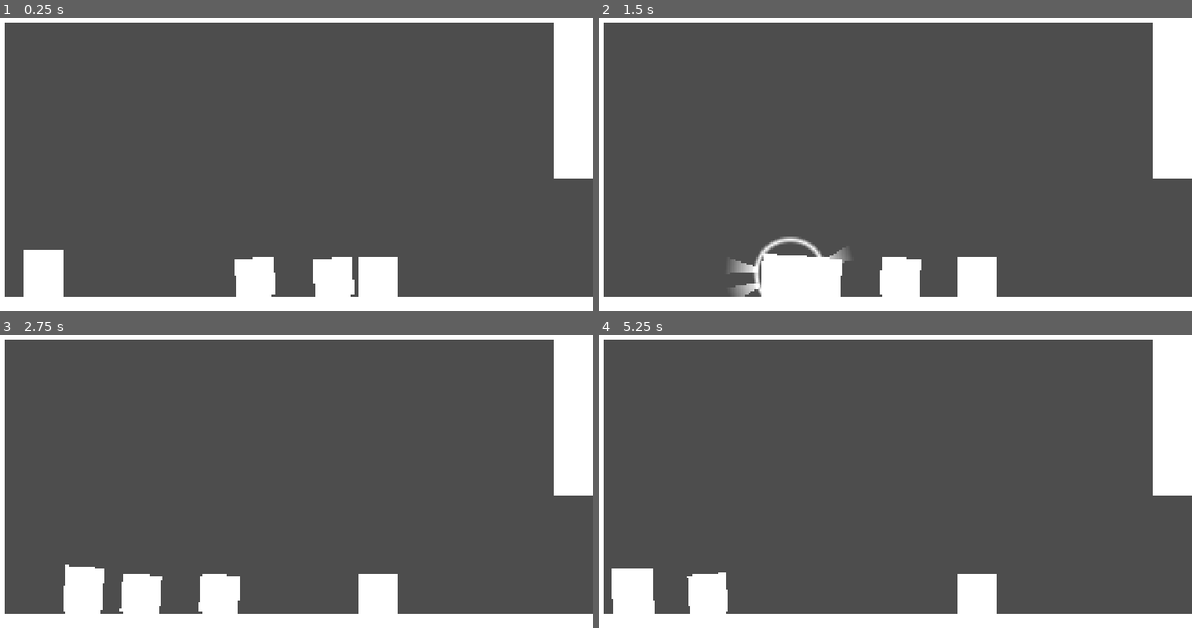
Above: before the commit, frames 1-4 (two rows, left to right).
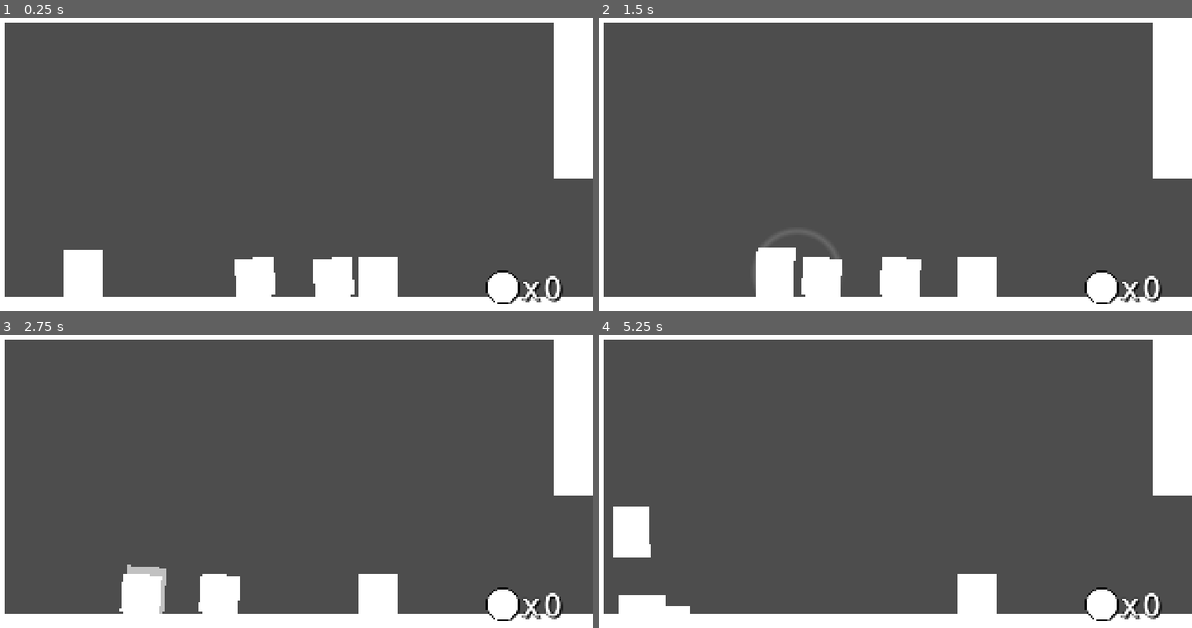
Above: after the commit, the same moments.

Repository: cliffordwilliam/wobble-protocol
Game: Godot game, scene res://main.tscn
Same seed, same stepped clock (60 frames per second), same inputs: the game is played once before the commit and once after it.
Inputs:
- Up to frame 1 (0.25 s): no input
- Up to frame 2 (1.5 s): tap Enter (ui_accept) at 0.5, 0.77 s; hold Right (ui_right) from 0.53 s (still down)
- Up to frame 3 (2.75 s): tap Enter (ui_accept) at 1.52 s; release Right (ui_right) at 2.03 s; hold Left (ui_left) from 2.03 s (still down)
- Up to frame 4 (5.25 s): release Left (ui_left) at 2.78 s; hold Right (ui_right) 2.78-4.28 s; tap Enter (ui_accept) at 3.02, 3.77, 4.52 s; hold Left (ui_left) 4.28-5.03 s; hold Right (ui_right) from 5.03 s (still down)

The runs differ from the first frame. In frame 1, 2.9% of the frame differs, in the area x 3-95%, y 79-98%; in frame 2, 1.9%; in frame 3, 2.1%; in frame 4, 3.7%, in the area x 2-95%, y 58-98%.

Commit message:
feat: add new coin counter ui

Diff:
--- a/coin/coin.gd
+++ b/coin/coin.gd
@@ -32,4 +32,6 @@
 		coin_collect_burst.global_position = collision_shape.global_position
 		get_parent().add_child(coin_collect_burst)
 
+		GameState.add_coins(1)
+
 		queue_free()
--- a/coin/coin.tscn
+++ b/coin/coin.tscn
@@ -1,18 +1,7 @@
 [gd_scene format=3 uid="uid://pgxigto16k45"]
 
 [ext_resource type="Script" uid="uid://c1g7xg0vixt11" path="res://coin/coin.gd" id="1_script"]
-
-[sub_resource type="Gradient" id="Gradient_coin"]
-interpolation_mode = 1
-colors = PackedColorArray(1, 1, 1, 1, 1, 1, 1, 0)
-
-[sub_resource type="GradientTexture2D" id="GradientTexture2D_coin"]
-gradient = SubResource("Gradient_coin")
-width = 100
-height = 100
-fill = 1
-fill_from = Vector2(0.5, 0.5)
-fill_to = Vector2(1, 0.5)
+[ext_resource type="Texture2D" path="res://coin/coin_texture.tres" id="2_texture"]
 
 [sub_resource type="CircleShape2D" id="CircleShape2D_coin"]
 radius = 50.0
@@ -21,7 +10,7 @@
 script = ExtResource("1_script")
 
 [node name="Sprite2D" type="Sprite2D" parent="." unique_id=402670917]
-texture = SubResource("GradientTexture2D_coin")
+texture = ExtResource("2_texture")
 offset = Vector2(0, -50)
 
 [node name="PickupArea" type="Area2D" parent="." unique_id=625322852]
--- /dev/null
+++ b/coin/coin_texture.tres
@@ -0,0 +1,13 @@
+[gd_resource type="GradientTexture2D" format=3 uid="uid://djekbalcu4kh0"]
+
+[sub_resource type="Gradient" id="Gradient_coin"]
+interpolation_mode = 1
+colors = PackedColorArray(1, 1, 1, 1, 1, 1, 1, 0)
+
+[resource]
+gradient = SubResource("Gradient_coin")
+width = 100
+height = 100
+fill = 1
+fill_from = Vector2(0.5, 0.5)
+fill_to = Vector2(1, 0.5)
--- /dev/null
+++ b/game_state.gd
@@ -0,0 +1,10 @@
+extends Node
+
+signal coins_changed(coins: int)
+
+var coins := 0
+
+
+func add_coins(amount: int) -> void:
+	coins += amount
+	coins_changed.emit(coins)
--- a/main.tscn
+++ b/main.tscn
@@ -3,18 +3,21 @@
 [ext_resource type="PackedScene" uid="uid://d16mnkjkusj6w" path="res://player/player.tscn" id="1_uhqqe"]
 [ext_resource type="Script" uid="uid://bp2gekl2f5e3t" path="res://main.gd" id="4_main"]
 [ext_resource type="PackedScene" uid="uid://i0vskywydccd" path="res://rooms/room_a.tscn" id="5_room_a"]
+[ext_resource type="PackedScene" uid="uid://bm7u2qi4kgamu" path="res://ui/coin_counter.tscn" id="6_coin_counter"]
 
 [node name="Main" type="Node" unique_id=1139093061]
 script = ExtResource("4_main")
 
 [node name="Player" parent="." unique_id=1504388918 instance=ExtResource("1_uhqqe")]
-position = Vector2(240, 960)
+position = Vector2(360, 960)
 
 [node name="PlayerCamera" type="Camera2D" parent="." unique_id=73961941]
 position_smoothing_enabled = true
 
 [node name="GUI" type="CanvasLayer" parent="." unique_id=1200560981]
 
+[node name="CoinCounter" parent="GUI" unique_id=2110062829 instance=ExtResource("6_coin_counter")]
+
 [node name="World" type="Node2D" parent="." unique_id=677886672]
 
 [node name="RoomA" parent="World" unique_id=931907236 instance=ExtResource("5_room_a")]
--- a/project.godot
+++ b/project.godot
@@ -18,6 +18,7 @@
 [autoload]
 
 SceneManager="*res://world/scene_manager.gd"
+GameState="*res://game_state.gd"
 
 [display]
 
--- /dev/null
+++ b/ui/coin_counter.gd
@@ -0,0 +1,74 @@
+class_name CoinCounter
+extends HBoxContainer
+
+const CoinCollectBurstScene := preload("res://effects/coin_collect_burst.tscn")
+const ICON_BURST_SCALE := 0.7
+
+const BOUNCE_HEIGHT := 40.0
+const BOUNCE_UP_DURATION := 0.03
+const BOUNCE_SETTLE_DURATION := 0.5
+
+const BLINK_ALPHA := 0.3
+const BLINK_DURATION := 0.1
+
+@onready var icon: TextureRect = $IconStack/Icon
+@onready var count_wrapper: Control = $CountWrapper
+@onready var count_label: Label = $CountWrapper/CountLabel
+
+var _bounce_tween: Tween
+var _blink_tween: Tween
+
+var _count_rest_y: float
+
+
+func _ready() -> void:
+	_set_count(GameState.coins)
+	GameState.coins_changed.connect(_on_coins_changed)
+
+	# custom_minimum_size changes resolve on the next layout pass, not
+	# immediately, so wait a frame before caching the label's resting position.
+	# It never changes again after this: only the label's width grows with
+	# more digits, not its height, since the font size is fixed.
+	await get_tree().process_frame
+	_count_rest_y = count_label.position.y
+
+
+func _on_coins_changed(coins: int) -> void:
+	_set_count(coins)
+	_play_icon_burst()
+	_play_count_bounce()
+
+
+func _set_count(coins: int) -> void:
+	count_label.text = str(coins)
+	count_wrapper.custom_minimum_size = count_label.get_minimum_size()
+
+
+func _play_icon_burst() -> void:
+	var burst: CoinCollectBurst = CoinCollectBurstScene.instantiate()
+	burst.position = icon.size / 2.0
+	burst.scale = Vector2.ONE * ICON_BURST_SCALE
+	icon.add_child(burst)
+
+
+func _play_count_bounce() -> void:
+	if _bounce_tween:
+		_bounce_tween.kill()
+	_bounce_tween = create_tween()
+	_bounce_tween.tween_property(count_label, "position:y", _count_rest_y - BOUNCE_HEIGHT, BOUNCE_UP_DURATION) \
+	.set_trans(Tween.TRANS_EXPO).set_ease(Tween.EASE_OUT)
+	_bounce_tween.tween_property(count_label, "position:y", _count_rest_y, BOUNCE_SETTLE_DURATION) \
+	.set_trans(Tween.TRANS_ELASTIC).set_ease(Tween.EASE_OUT)
+	_bounce_tween.finished.connect(_on_bounce_finished)
+
+	count_label.modulate.a = 1.0
+	if _blink_tween:
+		_blink_tween.kill()
+	_blink_tween = create_tween().set_loops()
+	_blink_tween.tween_property(count_label, "modulate:a", BLINK_ALPHA, BLINK_DURATION)
+	_blink_tween.tween_property(count_label, "modulate:a", 1.0, BLINK_DURATION)
+
+
+func _on_bounce_finished() -> void:
+	_blink_tween.kill()
+	count_label.modulate.a = 1.0
--- /dev/null
+++ b/ui/coin_counter.tscn
@@ -0,0 +1,78 @@
+[gd_scene format=3 uid="uid://bm7u2qi4kgamu"]
+
+[ext_resource type="Texture2D" uid="uid://djekbalcu4kh0" path="res://coin/coin_texture.tres" id="1_texture"]
+[ext_resource type="Script" uid="uid://dd6q5hrrltie1" path="res://ui/coin_counter.gd" id="2_script"]
+[ext_resource type="Theme" path="res://ui/coin_counter_theme.tres" id="3_theme"]
+
+[node name="Margin" type="MarginContainer" unique_id=398633079]
+anchors_preset = 15
+anchor_right = 1.0
+anchor_bottom = 1.0
+grow_horizontal = 2
+grow_vertical = 2
+theme_override_constants/margin_right = 96
+theme_override_constants/margin_bottom = 83
+
+[node name="CoinCounter" type="HBoxContainer" parent="." unique_id=633943779]
+layout_mode = 2
+size_flags_horizontal = 8
+size_flags_vertical = 8
+theme = ExtResource("3_theme")
+theme_override_constants/separation = 12
+script = ExtResource("2_script")
+
+[node name="IconStack" type="Control" parent="CoinCounter" unique_id=290427666]
+custom_minimum_size = Vector2(96, 96)
+layout_mode = 2
+
+[node name="IconShadow" type="TextureRect" parent="CoinCounter/IconStack" unique_id=638553592]
+modulate = Color(0, 0, 0, 0.6)
+layout_mode = 0
+offset_left = 6.0
+offset_top = 24.0
+offset_right = 102.0
+offset_bottom = 120.0
+texture = ExtResource("1_texture")
+expand_mode = 1
+stretch_mode = 5
+
+[node name="IconOutline" type="TextureRect" parent="CoinCounter/IconStack" unique_id=1426418113]
+modulate = Color(0, 0, 0, 1)
+layout_mode = 0
+offset_left = -4.0
+offset_top = 14.0
+offset_right = 100.0
+offset_bottom = 118.0
+texture = ExtResource("1_texture")
+expand_mode = 1
+stretch_mode = 5
+
+[node name="Icon" type="TextureRect" parent="CoinCounter/IconStack" unique_id=1939191837]
+layout_mode = 0
+offset_top = 18.0
+offset_right = 96.0
+offset_bottom = 114.0
+texture = ExtResource("1_texture")
+expand_mode = 1
+stretch_mode = 5
+
+[node name="TimesLabel" type="Label" parent="CoinCounter" unique_id=1619023082]
+layout_mode = 2
+text = "x"
+
+[node name="CountWrapper" type="Control" parent="CoinCounter" unique_id=813784782]
+custom_minimum_size = Vector2(55, 0)
+layout_mode = 2
+
+[node name="CountLabel" type="Label" parent="CoinCounter/CountWrapper" unique_id=738969618]
+layout_mode = 1
+anchors_preset = 3
+anchor_left = 1.0
+anchor_top = 1.0
+anchor_right = 1.0
+anchor_bottom = 1.0
+offset_left = -55.0
+offset_top = -132.0
+grow_horizontal = 0
+grow_vertical = 0
+text = "0"
--- /dev/null
+++ b/ui/coin_counter_theme.tres
@@ -0,0 +1,9 @@
+[gd_resource type="Theme" format=3]
+
+[resource]
+Label/font_sizes/font_size = 96
+Label/colors/font_outline_color = Color(0, 0, 0, 1)
+Label/constants/outline_size = 8
+Label/colors/font_shadow_color = Color(0, 0, 0, 0.6)
+Label/constants/shadow_offset_x = 6
+Label/constants/shadow_offset_y = 6
Not shown, added: game_state.gd.uid
Not shown: 1 places in rooms/room_a.tscn that only renumber resources
Not shown, added: ui/coin_counter.gd.uid
